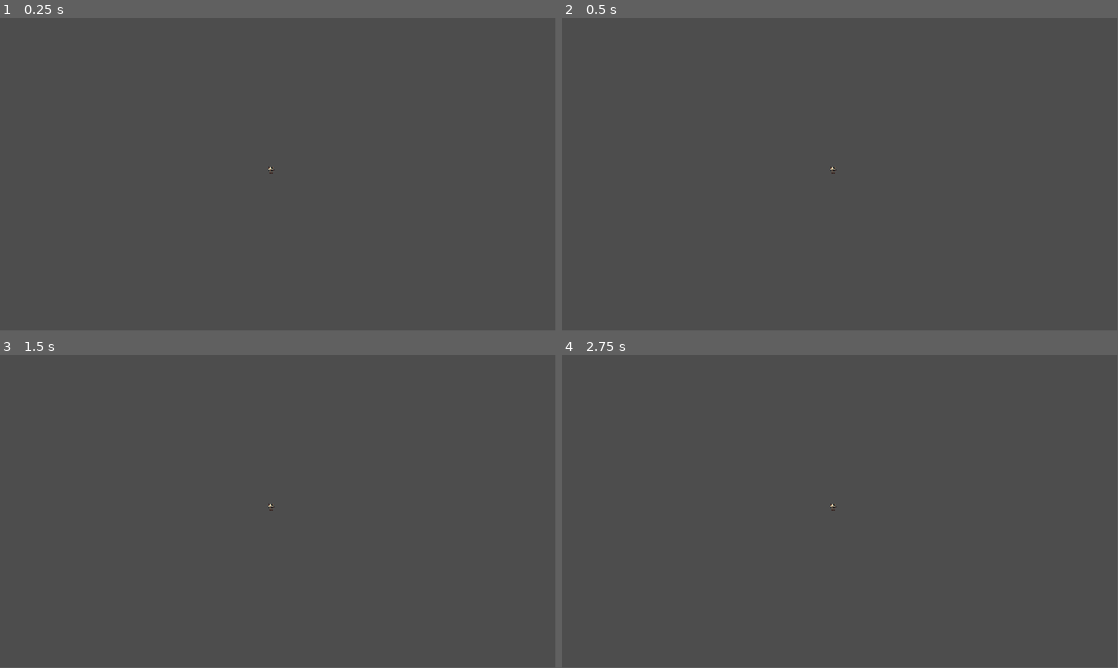
Above: before the commit, frames 1-4 (two rows, left to right).
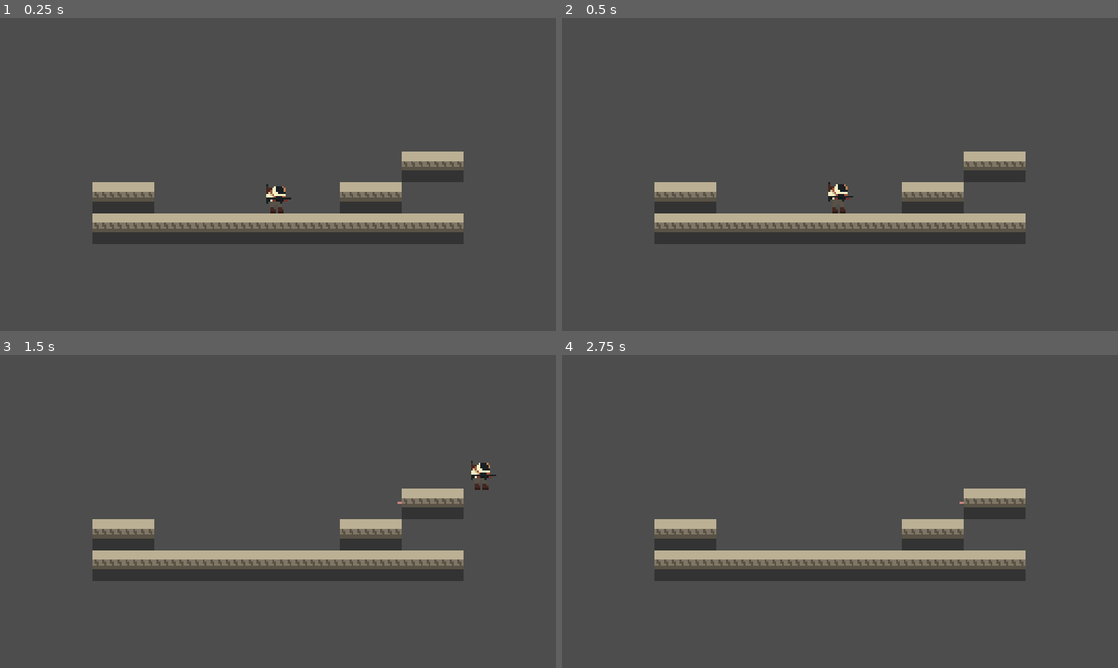
Above: after the commit, the same moments.

Repository: 21pdavis/NewYearNewSkillsJam
Game: Godot game, scene res://Scenes/Michael.tscn
Same seed, same stepped clock (60 frames per second), same inputs: the game is played once before the commit and once after it.
Inputs (mouse positions are in pixels of both pictures, inside the frame that each line leads up to):
- Up to frame 1 (0.25 s): no input
- Up to frame 2 (0.5 s): no input
- Up to frame 3 (1.5 s): tap Enter (ui_accept) at 0.5, 0.77, 1.07 s; move the mouse to (400, 495) at 0.52 s; hold D (ui_right, bound only after the commit) from 0.53 s (still down); click (400, 495) at 0.6 s; tap Space (ui_select, bound only before the commit) at 0.8, 1.35 s; move the mouse to (166, 527) at 1.27 s
- Up to frame 4 (2.75 s): tap Enter (ui_accept) at 1.52, 1.55, 1.82, 2.1 s; move the mouse to (895, 442) at 2.02 s; release D (ui_right, bound only after the commit) at 2.03 s; hold A (ui_left, bound only after the commit) from 2.03 s (still down); click (895, 442) at 2.3 s
In our replay, the window is 799x449 before the commit and 800x450 after it. These sizes can differ from the game's own. Grey fills any space a smaller window leaves; there, only what the larger window draws over its background counts as a difference.

The runs differ from the first frame. In frame 1, 8.3% of the frame differs, in the area x 16-84%, y 42-73%; in frame 2, 8.3%; in frame 3, 8.3%; in frame 4, 8.0%.

Commit message:
gonna push

Diff:
--- /dev/null
+++ b/Scenes/Bullet.tscn
@@ -0,0 +1,17 @@
+[gd_scene load_steps=4 format=3 uid="uid://cgnk3mwhhreb"]
+
+[ext_resource type="Script" path="res://Scripts/Bullet.gd" id="1_c6t0n"]
+[ext_resource type="Texture2D" uid="uid://c2wo1fdoibmkn" path="res://Sprites/Entities/PlayerCharacter/Bullet.png" id="1_p4okc"]
+
+[sub_resource type="RectangleShape2D" id="RectangleShape2D_rsbng"]
+size = Vector2(2, 1)
+
+[node name="CharacterBody2D" type="CharacterBody2D"]
+script = ExtResource("1_c6t0n")
+
+[node name="CollisionShape2D" type="CollisionShape2D" parent="."]
+position = Vector2(0, -0.5)
+shape = SubResource("RectangleShape2D_rsbng")
+
+[node name="Sprite2D" type="Sprite2D" parent="."]
+texture = ExtResource("1_p4okc")
--- a/Scenes/Michael.tscn
+++ b/Scenes/Michael.tscn
@@ -1,9 +1,39 @@
-[gd_scene load_steps=2 format=3 uid="uid://c8mbw5if4i6s3"]
+[gd_scene load_steps=6 format=3 uid="uid://c8mbw5if4i6s3"]
 
-[ext_resource type="Texture2D" uid="uid://cpctkoqkfkij8" path="res://Sprites/Entities/PlayerCharacter/Player_Revision3.png" id="1_eggob"]
+[ext_resource type="PackedScene" uid="uid://cr8xo4su6snp" path="res://Scenes/Player.tscn" id="1_v5df0"]
+[ext_resource type="Texture2D" uid="uid://br0acb1elel5e" path="res://Tiles/SpaceShip_Floor.png" id="3_f8mdn"]
+
+[sub_resource type="RectangleShape2D" id="RectangleShape2D_rwa60"]
+size = Vector2(114, 20)
+
+[sub_resource type="TileSetAtlasSource" id="TileSetAtlasSource_pjid2"]
+texture = ExtResource("3_f8mdn")
+0:0/0 = 0
+0:0/0/physics_layer_0/linear_velocity = Vector2(0, 0)
+0:0/0/physics_layer_0/angular_velocity = 0.0
+0:0/0/physics_layer_0/polygon_0/points = PackedVector2Array(-8, -8, 8, -8, 8, 8, -8, 8)
+
+[sub_resource type="TileSet" id="TileSet_c4pe7"]
+physics_layer_0/collision_layer = 1
+sources/0 = SubResource("TileSetAtlasSource_pjid2")
 
 [node name="World" type="Node2D"]
 
-[node name="PlayerRevision3" type="Sprite2D" parent="."]
-position = Vector2(563, 315)
-texture = ExtResource("1_eggob")
+[node name="Camera2D" type="Camera2D" parent="."]
+offset = Vector2(0, -20)
+zoom = Vector2(4, 4)
+
+[node name="StaticBody2D" type="StaticBody2D" parent="."]
+visible = false
+
+[node name="CollisionShape2D" type="CollisionShape2D" parent="StaticBody2D"]
+position = Vector2(8, 10)
+shape = SubResource("RectangleShape2D_rwa60")
+debug_color = Color(0, 0.596078, 0.717647, 0.419608)
+
+[node name="Player" parent="." instance=ExtResource("1_v5df0")]
+
+[node name="TileMap" type="TileMap" parent="."]
+tile_set = SubResource("TileSet_c4pe7")
+format = 2
+layer_0/tile_data = PackedInt32Array(0, 0, 0, 65535, 0, 0, 65534, 0, 0, 65533, 0, 0, 65532, 0, 0, 1, 0, 0, 2, 0, 0, 3, 0, 0, 4, 0, 0, 65531, 0, 0, 65530, 0, 0, 5, 0, 0, -5, 0, 0, -6, 0, 0, -65534, 0, 0, -65533, 0, 0, -131068, 0, 0, -131067, 0, 0)
--- /dev/null
+++ b/Scenes/Player.tscn
@@ -0,0 +1,255 @@
+[gd_scene load_steps=30 format=3 uid="uid://cr8xo4su6snp"]
+
+[ext_resource type="Script" path="res://Scripts/Player.gd" id="1_v7vmo"]
+[ext_resource type="Texture2D" uid="uid://dq14c276j0b5s" path="res://Sprites/Entities/PlayerCharacter/Character_Sprite_Sheet.png" id="2_r4mtp"]
+
+[sub_resource type="RectangleShape2D" id="RectangleShape2D_n0px4"]
+size = Vector2(7, 14)
+
+[sub_resource type="Animation" id="Animation_51a0q"]
+resource_name = "DIE"
+length = 0.75
+step = 0.075
+tracks/0/type = "value"
+tracks/0/imported = false
+tracks/0/enabled = true
+tracks/0/path = NodePath("../PlayerRevision4:frame_coords")
+tracks/0/interp = 1
+tracks/0/loop_wrap = true
+tracks/0/keys = {
+"times": PackedFloat32Array(0, 0.075, 0.15, 0.225, 0.3, 0.375, 0.45, 0.525, 0.6, 0.675),
+"transitions": PackedFloat32Array(1, 1, 1, 1, 1, 1, 1, 1, 1, 1),
+"update": 1,
+"values": [Vector2i(0, 2), Vector2i(1, 2), Vector2i(2, 2), Vector2i(3, 2), Vector2i(4, 2), Vector2i(5, 2), Vector2i(6, 2), Vector2i(7, 2), Vector2i(8, 2), Vector2i(9, 2)]
+}
+
+[sub_resource type="Animation" id="Animation_avlub"]
+resource_name = "FALL"
+length = 0.15
+step = 0.075
+tracks/0/type = "value"
+tracks/0/imported = false
+tracks/0/enabled = true
+tracks/0/path = NodePath("../PlayerRevision4:frame_coords")
+tracks/0/interp = 1
+tracks/0/loop_wrap = true
+tracks/0/keys = {
+"times": PackedFloat32Array(0, 0.075),
+"transitions": PackedFloat32Array(1, 1),
+"update": 1,
+"values": [Vector2i(2, 3), Vector2i(3, 3)]
+}
+
+[sub_resource type="Animation" id="Animation_7xtrq"]
+resource_name = "IDLE"
+length = 0.6
+loop_mode = 1
+step = 0.075
+tracks/0/type = "value"
+tracks/0/imported = false
+tracks/0/enabled = true
+tracks/0/path = NodePath("../PlayerRevision4:frame")
+tracks/0/interp = 1
+tracks/0/loop_wrap = true
+tracks/0/keys = {
+"times": PackedFloat32Array(0, 0.075, 0.15, 0.225, 0.3, 0.375, 0.45, 0.525),
+"transitions": PackedFloat32Array(1, 1, 1, 1, 1, 1, 1, 1),
+"update": 1,
+"values": [0, 1, 2, 3, 4, 5, 6, 7]
+}
+
+[sub_resource type="Animation" id="Animation_aw7rf"]
+resource_name = "JUMP"
+length = 0.15
+step = 0.075
+tracks/0/type = "value"
+tracks/0/imported = false
+tracks/0/enabled = true
+tracks/0/path = NodePath("../PlayerRevision4:frame_coords")
+tracks/0/interp = 1
+tracks/0/loop_wrap = true
+tracks/0/keys = {
+"times": PackedFloat32Array(0, 0.075),
+"transitions": PackedFloat32Array(1, 1),
+"update": 1,
+"values": [Vector2i(0, 3), Vector2i(1, 3)]
+}
+
+[sub_resource type="Animation" id="Animation_u5clj"]
+resource_name = "LAND"
+length = 0.15
+step = 0.075
+tracks/0/type = "value"
+tracks/0/imported = false
+tracks/0/enabled = true
+tracks/0/path = NodePath("../PlayerRevision4:frame_coords")
+tracks/0/interp = 1
+tracks/0/loop_wrap = true
+tracks/0/keys = {
+"times": PackedFloat32Array(0, 0.075),
+"transitions": PackedFloat32Array(1, 1),
+"update": 1,
+"values": [Vector2i(4, 3), Vector2i(5, 3)]
+}
+
+[sub_resource type="Animation" id="Animation_llewi"]
+length = 0.001
+tracks/0/type = "value"
+tracks/0/imported = false
+tracks/0/enabled = true
+tracks/0/path = NodePath("../PlayerRevision4:frame")
+tracks/0/interp = 1
+tracks/0/loop_wrap = true
+tracks/0/keys = {
+"times": PackedFloat32Array(0),
+"transitions": PackedFloat32Array(1),
+"update": 1,
+"values": [0]
+}
+tracks/1/type = "value"
+tracks/1/imported = false
+tracks/1/enabled = true
+tracks/1/path = NodePath("../PlayerRevision4:frame_coords")
+tracks/1/interp = 1
+tracks/1/loop_wrap = true
+tracks/1/keys = {
+"times": PackedFloat32Array(0),
+"transitions": PackedFloat32Array(1),
+"update": 1,
+"values": [Vector2i(0, 1)]
+}
+
+[sub_resource type="Animation" id="Animation_7qffl"]
+resource_name = "WALK"
+length = 0.375
+loop_mode = 1
+step = 0.075
+tracks/0/type = "value"
+tracks/0/imported = false
+tracks/0/enabled = true
+tracks/0/path = NodePath("../PlayerRevision4:frame_coords")
+tracks/0/interp = 1
+tracks/0/loop_wrap = true
+tracks/0/keys = {
+"times": PackedFloat32Array(0, 0.075, 0.15, 0.225, 0.3),
+"transitions": PackedFloat32Array(1, 1, 1, 1, 1),
+"update": 1,
+"values": [Vector2i(0, 1), Vector2i(1, 1), Vector2i(2, 1), Vector2i(3, 1), Vector2i(4, 1)]
+}
+
+[sub_resource type="AnimationLibrary" id="AnimationLibrary_kh4en"]
+_data = {
+"DIE": SubResource("Animation_51a0q"),
+"FALL": SubResource("Animation_avlub"),
+"IDLE": SubResource("Animation_7xtrq"),
+"JUMP": SubResource("Animation_aw7rf"),
+"LAND": SubResource("Animation_u5clj"),
+"RESET": SubResource("Animation_llewi"),
+"WALK": SubResource("Animation_7qffl")
+}
+
+[sub_resource type="AnimationNodeAnimation" id="AnimationNodeAnimation_star0"]
+animation = &"DIE"
+
+[sub_resource type="AnimationNodeAnimation" id="AnimationNodeAnimation_e2bg0"]
+animation = &"FALL"
+
+[sub_resource type="AnimationNodeAnimation" id="AnimationNodeAnimation_k77oc"]
+animation = &"IDLE"
+
+[sub_resource type="AnimationNodeAnimation" id="AnimationNodeAnimation_nmv3g"]
+animation = &"JUMP"
+
+[sub_resource type="AnimationNodeAnimation" id="AnimationNodeAnimation_3ehrl"]
+animation = &"LAND"
+
+[sub_resource type="AnimationNodeAnimation" id="AnimationNodeAnimation_r81up"]
+animation = &"WALK"
+
+[sub_resource type="AnimationNodeStateMachineTransition" id="AnimationNodeStateMachineTransition_24l5q"]
+switch_mode = 2
+advance_mode = 2
+
+[sub_resource type="AnimationNodeStateMachineTransition" id="AnimationNodeStateMachineTransition_84l88"]
+
+[sub_resource type="AnimationNodeStateMachineTransition" id="AnimationNodeStateMachineTransition_aiirx"]
+
+[sub_resource type="AnimationNodeStateMachineTransition" id="AnimationNodeStateMachineTransition_qd7fb"]
+
+[sub_resource type="AnimationNodeStateMachineTransition" id="AnimationNodeStateMachineTransition_7r2ig"]
+
+[sub_resource type="AnimationNodeStateMachineTransition" id="AnimationNodeStateMachineTransition_2ic3d"]
+
+[sub_resource type="AnimationNodeStateMachineTransition" id="AnimationNodeStateMachineTransition_xnacg"]
+
+[sub_resource type="AnimationNodeStateMachineTransition" id="AnimationNodeStateMachineTransition_8wx5f"]
+
+[sub_resource type="AnimationNodeStateMachineTransition" id="AnimationNodeStateMachineTransition_peu5n"]
+
+[sub_resource type="AnimationNodeStateMachineTransition" id="AnimationNodeStateMachineTransition_fmrjl"]
+switch_mode = 2
+advance_mode = 2
+
+[sub_resource type="AnimationNodeStateMachineTransition" id="AnimationNodeStateMachineTransition_x0jdc"]
+
+[sub_resource type="AnimationNodeStateMachine" id="AnimationNodeStateMachine_gloq4"]
+states/DIE/node = SubResource("AnimationNodeAnimation_star0")
+states/DIE/position = Vector2(798, 114)
+states/FALL/node = SubResource("AnimationNodeAnimation_e2bg0")
+states/FALL/position = Vector2(442, 40)
+states/IDLE/node = SubResource("AnimationNodeAnimation_k77oc")
+states/IDLE/position = Vector2(442, 224)
+states/JUMP/node = SubResource("AnimationNodeAnimation_nmv3g")
+states/JUMP/position = Vector2(301, 73)
+states/LAND/node = SubResource("AnimationNodeAnimation_3ehrl")
+states/LAND/position = Vector2(560, 62)
+states/Start/position = Vector2(168, 180)
+states/WALK/node = SubResource("AnimationNodeAnimation_r81up")
+states/WALK/position = Vector2(656, 202)
+transitions = ["DIE", "End", SubResource("AnimationNodeStateMachineTransition_24l5q"), "IDLE", "WALK", SubResource("AnimationNodeStateMachineTransition_84l88"), "WALK", "IDLE", SubResource("AnimationNodeStateMachineTransition_aiirx"), "IDLE", "JUMP", SubResource("AnimationNodeStateMachineTransition_qd7fb"), "WALK", "JUMP", SubResource("AnimationNodeStateMachineTransition_7r2ig"), "WALK", "FALL", SubResource("AnimationNodeStateMachineTransition_2ic3d"), "Start", "IDLE", SubResource("AnimationNodeStateMachineTransition_xnacg"), "JUMP", "FALL", SubResource("AnimationNodeStateMachineTransition_8wx5f"), "FALL", "LAND", SubResource("AnimationNodeStateMachineTransition_peu5n"), "LAND", "IDLE", SubResource("AnimationNodeStateMachineTransition_fmrjl"), "LAND", "WALK", SubResource("AnimationNodeStateMachineTransition_x0jdc")]
+
+[node name="Player" type="CharacterBody2D"]
+position = Vector2(0, -8)
+script = ExtResource("1_v7vmo")
+
+[node name="PlayerRevision4" type="Sprite2D" parent="."]
+texture = ExtResource("2_r4mtp")
+hframes = 10
+vframes = 4
+frame = 10
+
+[node name="CollisionShape2D2" type="CollisionShape2D" parent="."]
+position = Vector2(-0.5, 1)
+shape = SubResource("RectangleShape2D_n0px4")
+
+[node name="Marker2D" type="Marker2D" parent="CollisionShape2D2"]
+position = Vector2(7.5, -1)
+
+[node name="Marker2D2" type="Marker2D" parent="CollisionShape2D2"]
+position = Vector2(-7.5, -1)
+
+[node name="FSM" type="Node" parent="."]
+
+[node name="Idle" type="Node" parent="FSM"]
+
+[node name="Walking" type="Node" parent="FSM"]
+
+[node name="Jumping" type="Node" parent="FSM"]
+
+[node name="Shooting" type="Node" parent="FSM"]
+
+[node name="Dying" type="Node" parent="FSM"]
+
+[node name="AnimationPlayer" type="AnimationPlayer" parent="."]
+root_node = NodePath("../AnimationTree")
+libraries = {
+"": SubResource("AnimationLibrary_kh4en")
+}
+
+[node name="AnimationTree" type="AnimationTree" parent="."]
+root_node = NodePath(".")
+libraries = {
+"": SubResource("AnimationLibrary_kh4en")
+}
+tree_root = SubResource("AnimationNodeStateMachine_gloq4")
+anim_player = NodePath("../AnimationPlayer")
--- /dev/null
+++ b/Scripts/Bullet.gd
@@ -0,0 +1,14 @@
+extends CharacterBody2D
+
+
+var bullet_velocity = Vector2(1,0)
+var speed
+
+func direction(direct:bool):
+	if direct == true:
+		speed = 500
+	if direct == false:
+		speed = -500
+
+func _physics_process(delta):
+	var collision_info = move_and_collide(bullet_velocity.normalized() * delta * speed)
--- /dev/null
+++ b/Scripts/Player.gd
@@ -0,0 +1,72 @@
+extends CharacterBody2D
+
+
+const SPEED = 150.0
+const JUMP_VELOCITY = -200.0
+const bulletPath = preload("res://Scenes/Bullet.tscn")
+
+var look_direction = 1
+var state_machine
+var prev_velocity
+var myMarker : Marker2D
+var myMarker2 : Marker2D
+
+# Get the gravity from the project settings to be synced with RigidBody nodes.
+var gravity = ProjectSettings.get_setting("physics/2d/default_gravity")
+var sprite : Sprite2D
+func _ready():
+	sprite = $PlayerRevision4
+	state_machine = $AnimationTree.get("parameters/playback")
+	myMarker = $CollisionShape2D2/Marker2D
+	myMarker2 = $CollisionShape2D2/Marker2D2
+
+
+func _physics_process(delta):
+	# Add the gravity.
+	if not is_on_floor():
+		velocity.y += gravity * delta
+		if velocity.y<0:
+			state_machine.travel("FALL")
+
+
+	# Handle jump.
+	if Input.is_action_just_pressed("ui_accept") and is_on_floor():
+		velocity.y = JUMP_VELOCITY
+		if velocity.y>0:
+			state_machine.travel("JUMP")
+
+	# Get the input direction and handle the movement/deceleration.
+	# As good practice, you should replace UI actions with custom gameplay actions.
+	var direction = Input.get_axis("ui_left", "ui_right")
+	if direction:
+		if is_on_floor():
+			state_machine.travel("WALK")
+		velocity.x = direction * SPEED
+		if direction>0:
+			look_direction = 1
+		else:
+			look_direction = 0
+	else:
+		velocity.x = move_toward(velocity.x, 0, SPEED)
+		if is_on_floor():
+			state_machine.travel("IDLE")
+
+	if look_direction == 1:
+		sprite.flip_h = false
+	else:
+		sprite.flip_h = true
+
+	if Input.is_action_just_pressed("ui_select"):
+		shoot()
+
+	move_and_slide()
+
+
+func shoot():
+	var bullet = bulletPath.instantiate()
+	bullet.direction(not sprite.flip_h)
+	get_parent().add_child(bullet)
+	if sprite.flip_h == false:
+		bullet.position = myMarker.global_position
+	else:
+		bullet.position = myMarker2.global_position
--- a/project.godot
+++ b/project.godot
@@ -15,6 +15,33 @@
 config/features=PackedStringArray("4.2", "Forward Plus")
 config/icon="res://Sprites/icon.svg"
 
+[display]
+
+window/stretch/mode="canvas_items"
+
+[input]
+
+ui_select={
+"deadzone": 0.5,
+"events": [Object(InputEventJoypadButton,"resource_local_to_scene":false,"resource_name":"","device":0,"button_index":3,"pressure":0.0,"pressed":false,"script":null)
+, Object(InputEventMouseButton,"resource_local_to_scene":false,"resource_name":"","device":-1,"window_id":0,"alt_pressed":false,"shift_pressed":false,"ctrl_pressed":false,"meta_pressed":false,"button_mask":1,"position":Vector2(91, 10),"global_position":Vector2(95, 51),"factor":1.0,"button_index":1,"canceled":false,"pressed":true,"double_click":false,"script":null)
+]
+}
+ui_left={
+"deadzone": 0.5,
+"events": [Object(InputEventKey,"resource_local_to_scene":false,"resource_name":"","device":-1,"window_id":0,"alt_pressed":false,"shift_pressed":false,"ctrl_pressed":false,"meta_pressed":false,"pressed":false,"keycode":65,"physical_keycode":0,"key_label":0,"unicode":97,"echo":false,"script":null)
+, Object(InputEventJoypadButton,"resource_local_to_scene":false,"resource_name":"","device":0,"button_index":13,"pressure":0.0,"pressed":false,"script":null)
+, Object(InputEventJoypadMotion,"resource_local_to_scene":false,"resource_name":"","device":0,"axis":0,"axis_value":-1.0,"script":null)
+]
+}
+ui_right={
+"deadzone": 0.5,
+"events": [Object(InputEventKey,"resource_local_to_scene":false,"resource_name":"","device":-1,"window_id":0,"alt_pressed":false,"shift_pressed":false,"ctrl_pressed":false,"meta_pressed":false,"pressed":false,"keycode":68,"physical_keycode":0,"key_label":0,"unicode":100,"echo":false,"script":null)
+, Object(InputEventJoypadButton,"resource_local_to_scene":false,"resource_name":"","device":0,"button_index":14,"pressure":0.0,"pressed":false,"script":null)
+, Object(InputEventJoypadMotion,"resource_local_to_scene":false,"resource_name":"","device":0,"axis":0,"axis_value":1.0,"script":null)
+]
+}
+
 [rendering]
 
 textures/canvas_textures/default_texture_filter=0
Binary file added: Sprites/Entities/PlayerCharacter/Bullet.png
Not shown, added: Sprites/Entities/PlayerCharacter/Bullet.png.import
Binary file added: Sprites/Entities/PlayerCharacter/Character_Sprite_Sheet.png
Not shown, added: Sprites/Entities/PlayerCharacter/Character_Sprite_Sheet.png.import
